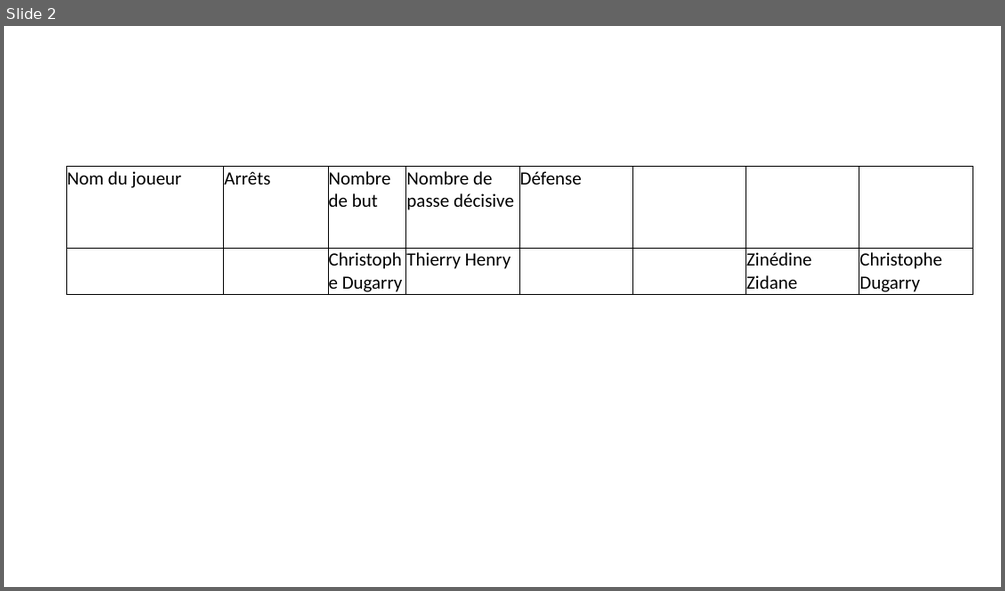
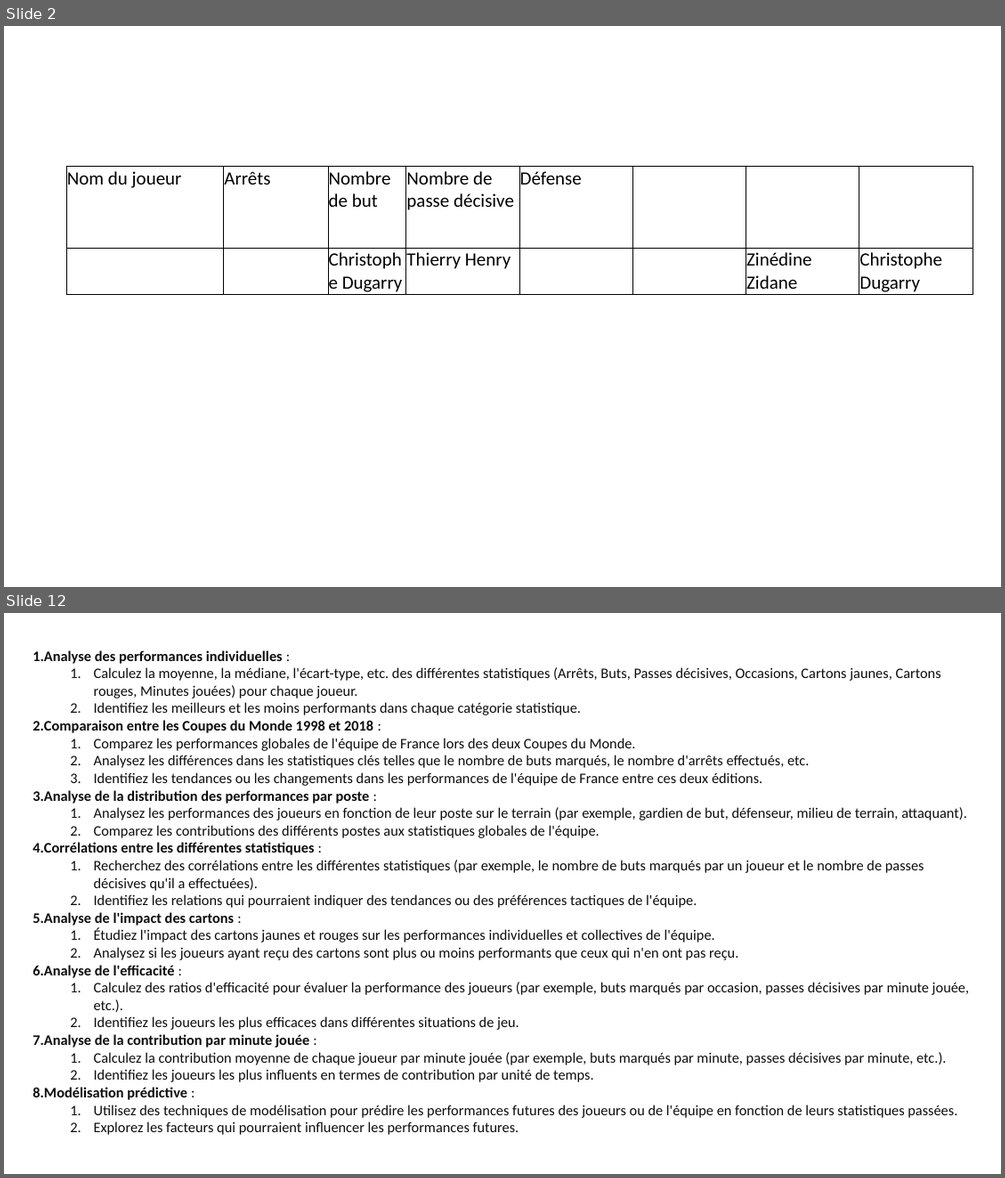
Before and after one commit to YohanCohen-Solal/statistiques_football, a slide deck: tâches_à_effectuer.pptx. Shown one above the other, each under a label of ours: slide 2 before the commit, slides 2 and 12 after it; the slides between them are not shown. The pictures are 1005x591 and 1005x1178 pixels, drawn with LibreOffice and Linux fonts; fonts in the diff are those of the drawing. Boxes give left, top, right and bottom in pixels: in the first picture for what was removed or moved away, otherwise in the second. Text is boxed around its words. In the diff, an @@ line names an element or a change of style, - is before the commit and + after.

```diff
--- a/tâches_à_effectuer.pptx
+++ b/tâches_à_effectuer.pptx
@@ slide 12 added at bbox=[4, 613, 1001, 1174], background #FFFFFF @@
@@ text added at bbox=[32, 650, 969, 1135], 14 pt, text #0D0D0D @@
+1. Analyse des performances individuelles :
+  1. Calculez la moyenne, la médiane, l'écart-type, etc. des différentes statistiques (Arrêts, Buts, Passes décisives, Occasions, Cartons jaunes, Cartons rouges, Minutes jouées) pour chaque joueur.
+  2. Identifiez les meilleurs et les moins performants dans chaque catégorie statistique.
+2. Comparaison entre les Coupes du Monde 1998 et 2018 :
+  1. Comparez les performances globales de l'équipe de France lors des deux Coupes du Monde.
+  2. Analysez les différences dans les statistiques clés telles que le nombre de buts marqués, le nombre d'arrêts effectués, etc.
+  3. Identifiez les tendances ou les changements dans les performances de l'équipe de France entre ces deux éditions.
+3. Analyse de la distribution des performances par poste :
+  1. Analysez les performances des joueurs en fonction de leur poste sur le terrain (par exemple, gardien de but, défenseur, milieu de terrain, attaquant).
+  2. Comparez les contributions des différents postes aux statistiques globales de l'équipe.
+4. Corrélations entre les différentes statistiques :
+  1. Recherchez des corrélations entre les différentes statistiques (par exemple, le nombre de buts marqués par un joueur et le nombre de passes décisives qu'il a effectuées).
+  2. Identifiez les relations qui pourraient indiquer des tendances ou des préférences tactiques de l'équipe.
+5. Analyse de l'impact des cartons :
+  1. Étudiez l'impact des cartons jaunes et rouges sur les performances individuelles et collectives de l'équipe.
+  2. Analysez si les joueurs ayant reçu des cartons sont plus ou moins performants que ceux qui n'en ont pas reçu.
+6. Analyse de l'efficacité :
+  1. Calculez des ratios d'efficacité pour évaluer la performance des joueurs (par exemple, buts marqués par occasion, passes décisives par minute jouée, etc.).
+  2. Identifiez les joueurs les plus efficaces dans différentes situations de jeu.
+7. Analyse de la contribution par minute jouée :
+  1. Calculez la contribution moyenne de chaque joueur par minute jouée (par exemple, buts marqués par minute, passes décisives par minute, etc.).
+  2. Identifiez les joueurs les plus influents en termes de contribution par unité de temps.
+8. Modélisation prédictive :
+  1. Utilisez des techniques de modélisation pour prédire les performances futures des joueurs ou de l'équipe en fonction de leurs statistiques passées.
+  2. Explorez les facteurs qui pourraient influencer les performances futures.
```
Also in this commit, not shown: 1 slide changed, 9 other slides added, 4 other files.
